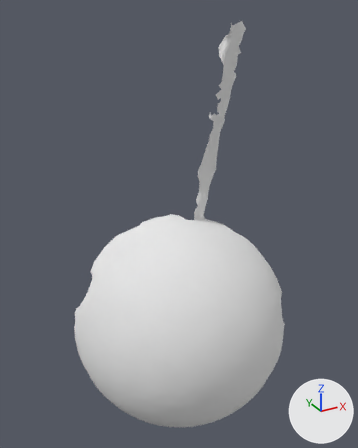
Two versions of the OBJ model res/pendulum_horizontal/Pendulum_horizontal.000100.obj, one commit apart.
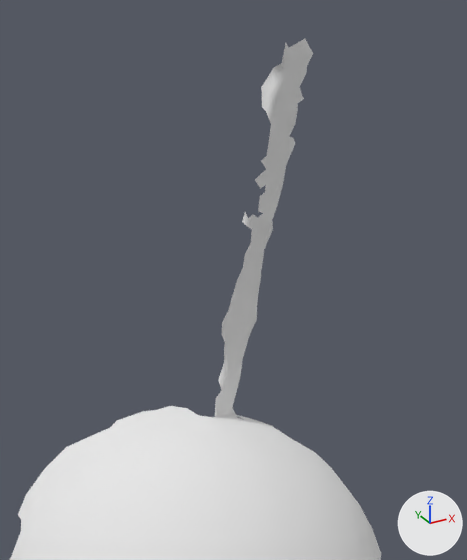
There are two pictures of each version: one whole from a 50 mm lens placed at (-233.0, -255.0, 387.0), pointed at (36.0, 236.0, 142.0), one close up on the part from 23% to 91% of the width and 0% to 66% of the height. The lights are fixed; the arrows at lower right show +X, +Y and +Z. Where no turn or scale is listed for an object, it has been applied to the vertices.

Names of what the first close-up shows: 'Pendulum_horizontal.000100'.
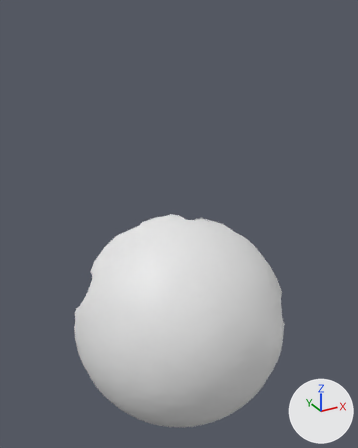
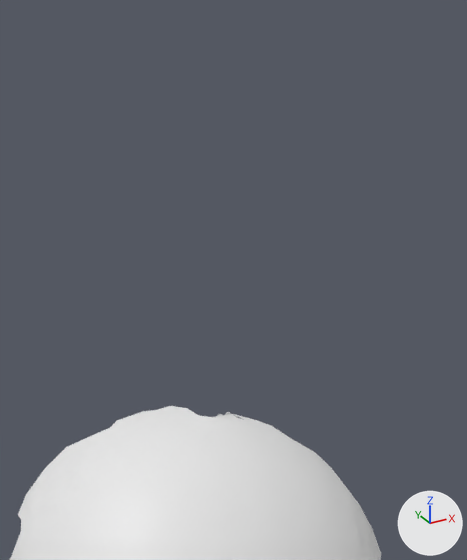
Patch to the scene script:
```diff
--- a/res/pendulum_horizontal/Pendulum_horizontal.000100.obj.py
+++ b/res/pendulum_horizontal/Pendulum_horizontal.000100.obj.py
@@ me_pendulum_horizontal_000100 @@
 # used by ob_pendulum_horizontal_000100; location = (0.0, 0.0, 0.0)
-me_pendulum_horizontal_000100.from_pydata(...)  # 5185 vertices, 10210 faces; spans x -93.0..167.0, y 121.0..316.0, z -158.0..372.0
-me_pendulum_horizontal_000100.materials.append(mat_pendulum_horizontal_000100)  # white #e7e7e7
+me_pendulum_horizontal_000100.from_pydata(...)  # 4884 vertices, 9684 faces; spans x -93.0..167.0, y 121.0..316.0, z -158.0..134.0
+# me_pendulum_horizontal_000100 part 1: 301 vertices removed from x 68.0..125.0, y 225.0..259.0, z 136.0..372.0
```

Pixel boxes (x1, y1, x2, y2) of what changed, in the close-ups (467 x 560 px):
'Pendulum_horizontal.000100', reshaped
    before: (10, 39, 381, 560)
    after: (10, 406, 381, 560)
part 1 of me_pendulum_horizontal_000100, deleted
    before: (215, 39, 313, 417)
